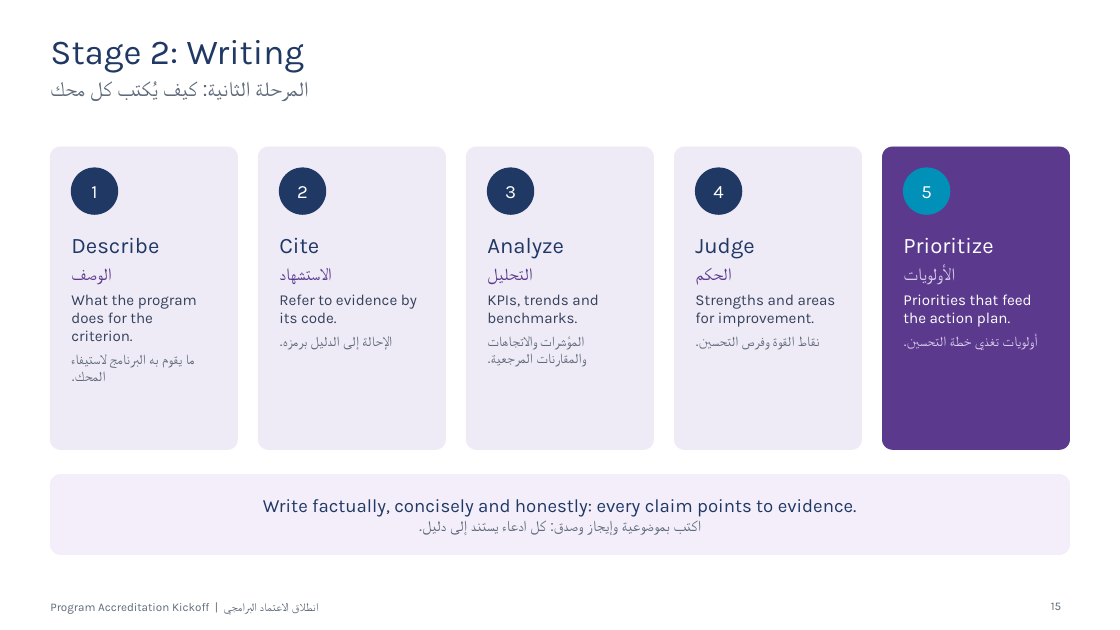
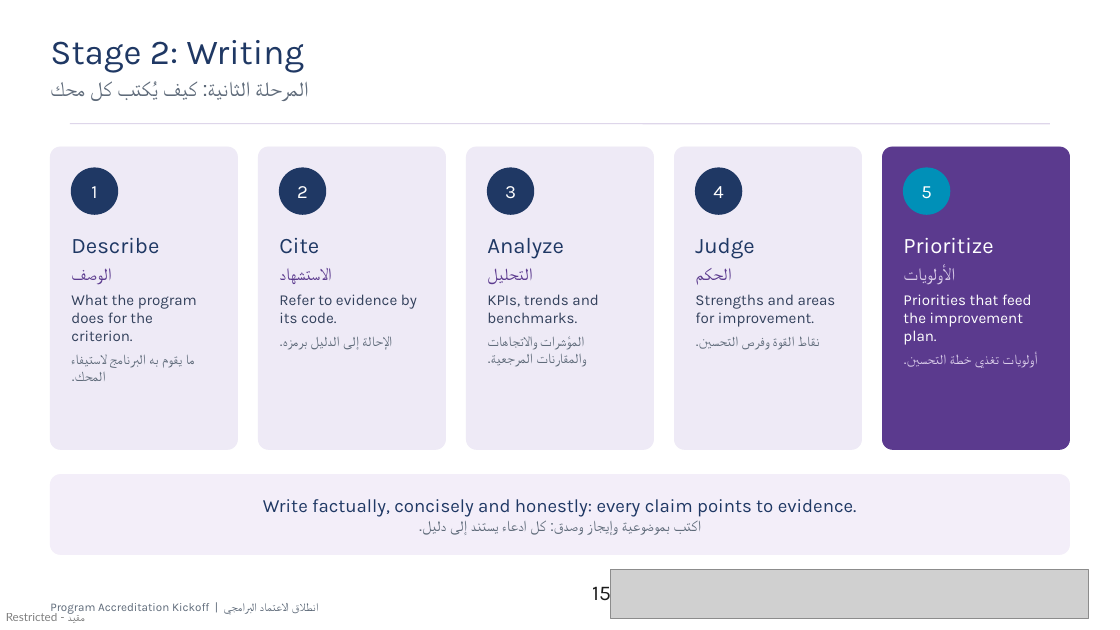
Before and after one commit to Nahlah/Test, a slide deck: slide 15 of عرض_انطلاق_الاعتماد/عرض_انطلاق_الاعتماد_البرامجي.pptx. Drawn at 1120x630 pixels with LibreOffice and Linux fonts; fonts in the diff are those of the drawing; grey boxes stand for pictures; background and template pictures are left out. Boxes give left, top, right and bottom in pixels: in the first picture for what was removed or moved away, otherwise in the second. Text is boxed around its words. In the diff, an @@ line names an element or a change of style, - is before the commit and + after.

```diff
--- a/عرض_انطلاق_الاعتماد/عرض_انطلاق_الاعتماد_البرامجي.pptx
+++ b/عرض_انطلاق_الاعتماد/عرض_انطلاق_الاعتماد_البرامجي.pptx
@@ line added from (70, 124) to (1050, 124), #DED6EA 1 pt @@
@@ text at [903, 294, 1032, 345]: text changed @@
-Priorities that feed the action plan.
+Priorities that feed the improvement plan.
@@ page number added at [592, 581, 611, 606], 18 pt, text #1B1B1B @@
+15
@@ picture added at [610, 570, 1088, 618] @@
@@ text added at [6, 612, 85, 623], 10 pt, text #000000 at 50% opacity @@
+Restricted - مقيد
```
Also in this commit, not shown: 19 other slides changed, 2 slides added, 3 slides removed, 1 other file.
